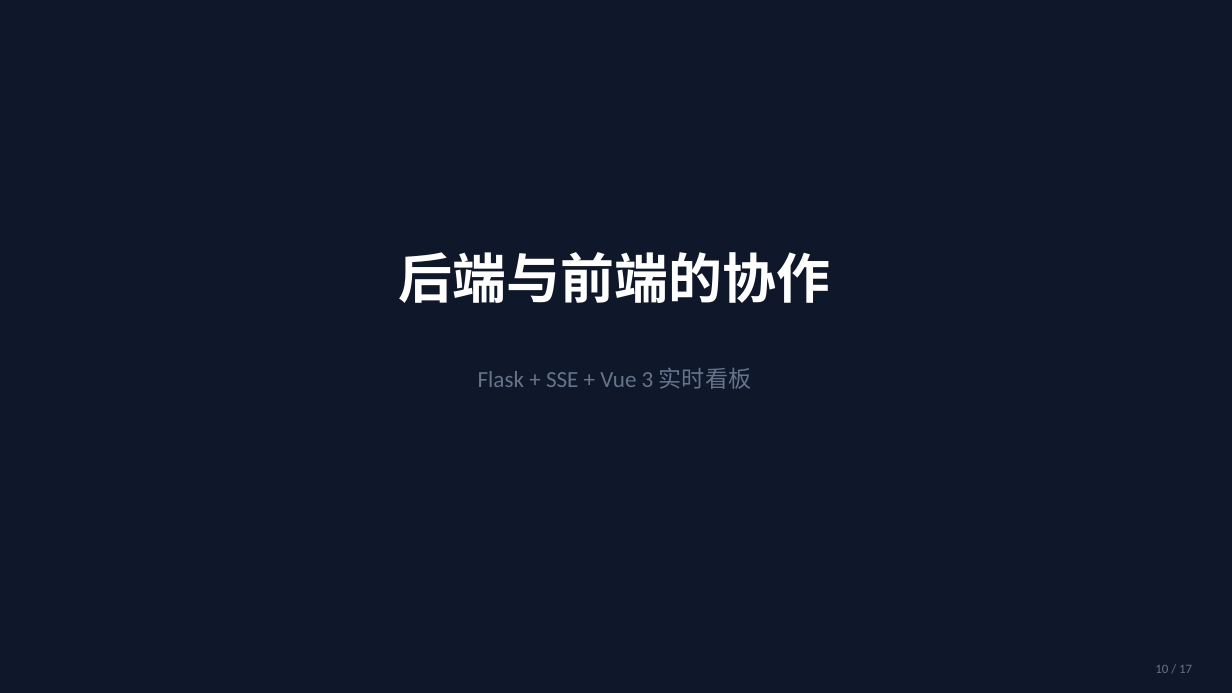
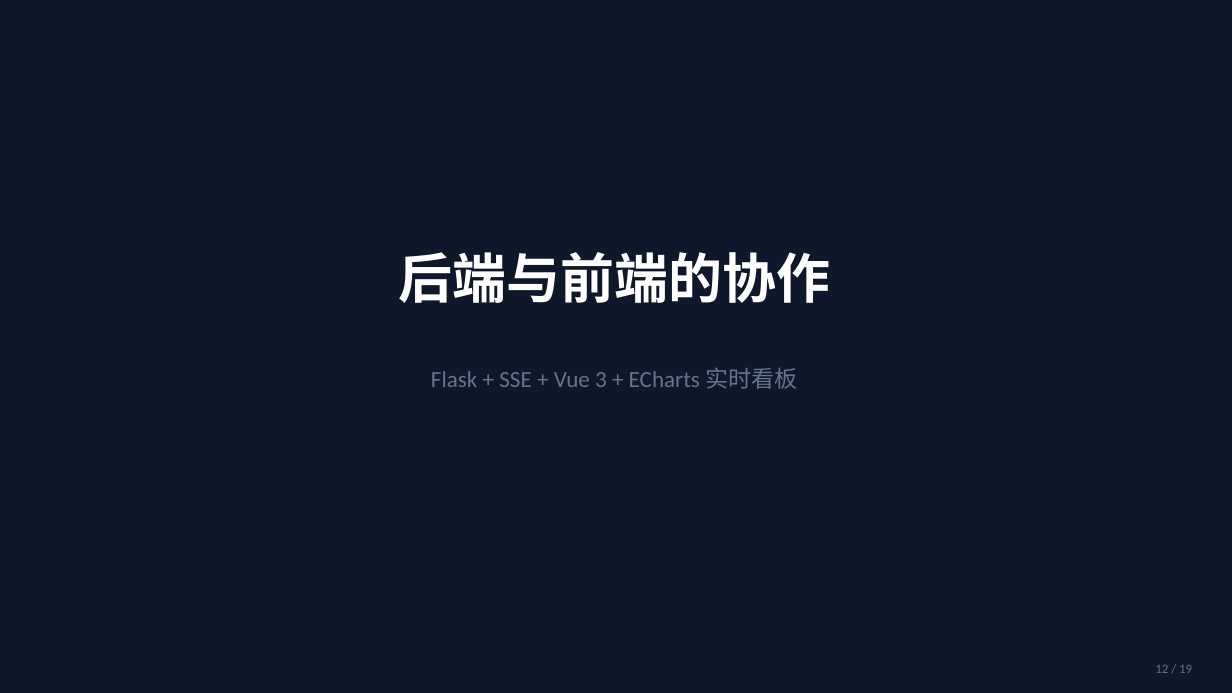
Before and after one commit to Huaiyue-sy/Equipment-Health-Assessment-System, a slide deck: slide 12 of doc/iHealthSim.pptx (slide 10 before the commit). Drawn at 1232x693 pixels with LibreOffice and Linux fonts; fonts in the diff are those of the drawing. Boxes give left, top, right and bottom in pixels: in the first picture for what was removed or moved away, otherwise in the second. Text is boxed around its words. In the diff, an @@ line names an element or a change of style, - is before the commit and + after.

```diff
--- a/doc/iHealthSim.pptx
+++ b/doc/iHealthSim.pptx
@@ text at (431, 368, 798, 389): text changed @@
-Flask + SSE + Vue 3 实时看板
+Flask + SSE + Vue 3 + ECharts 实时看板
@@ text at (1155, 665, 1192, 673): text changed @@
-10 / 17
+12 / 19
```
Also in this commit, not shown: 15 other slides changed, 3 slides added, 1 slide removed, 6 other files.
